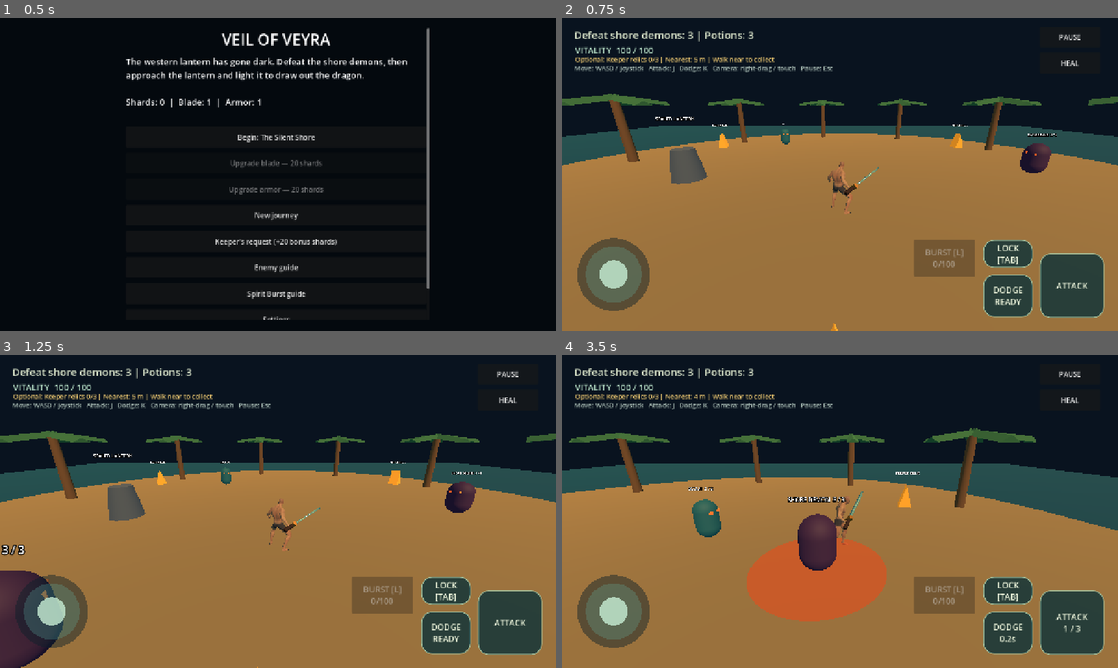
Above: before the commit, frames 1-4 (two rows, left to right).
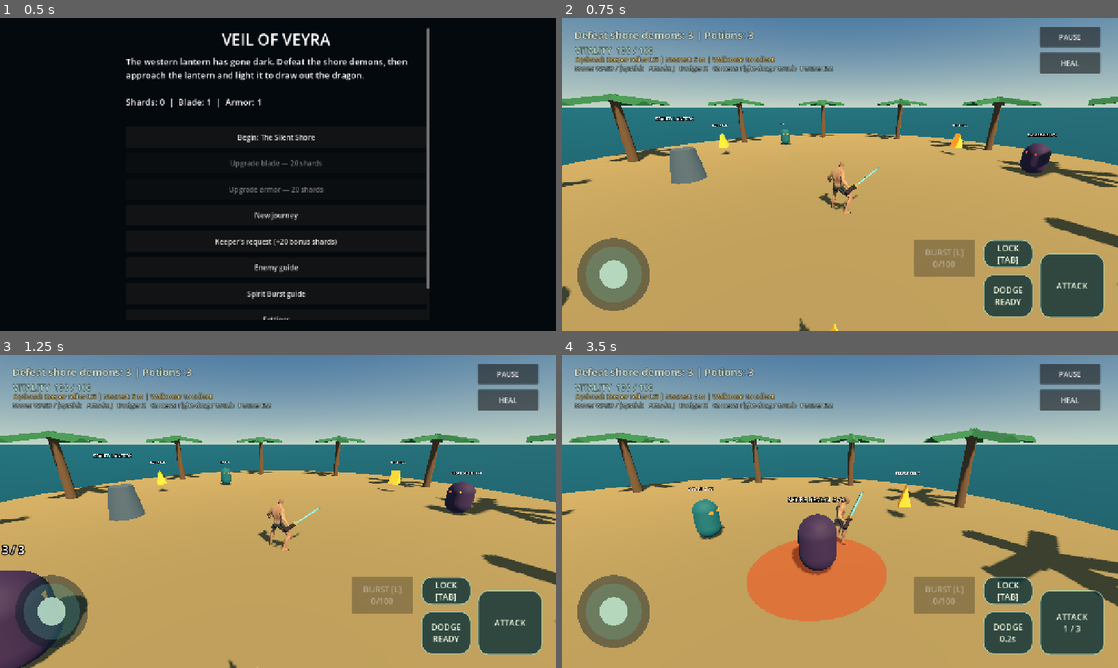
Above: after the commit, the same moments.

Repository: Hirukshanan/veil-of-veyra
Game: Godot game, scene res://scenes/main.tscn
The game is run twice, just before and just after one commit, with the same random seed, the same clock (stepped at 60 frames per second) and the same inputs.
Inputs (mouse positions are in pixels of both pictures, inside the frame that each line leads up to):
- Up to frame 1 (0.5 s): no input
- Up to frame 2 (0.75 s): click "Begin: The Silent Shore" at 0.5 s
- Up to frame 3 (1.25 s): no input
- Up to frame 4 (3.5 s): click "DODGE READY" at 1.25 s; click "DODGE READY" at 2 s; tap Enter at 2.75 s; move the mouse to (962, 495) at 2.77 s; hold D (move_right) from 2.78 s (still down); tap J (attack) at 2.85 s; click (962, 495) at 2.92 s; tap Space at 3.02 s

Frame 1 is identical in both runs. In frame 2, 92% of the frame differs, in the area x 0-100%, y 0-100%; in frame 3, 92%; in frame 4, 92%.

Commit message:
feat: add chapter skies and directional lighting

Diff:
--- a/scripts/campaign.gd
+++ b/scripts/campaign.gd
@@ -152,13 +152,6 @@
 		enemy.connect("defeated", Callable(self, "_on_enemy_defeated"))
 		add_child(enemy)
 
-func _build_lighting() -> void:
-	super._build_lighting()
-	var colors := [Color(0.035, 0.075, 0.12), Color(0.06, 0.12, 0.08), Color(0.13, 0.035, 0.04)]
-	for child in get_children():
-		if child is WorldEnvironment:
-			child.environment.background_color = colors[chapter]
-
 func _spawn_boss() -> void:
 	super._spawn_boss()
 	var dragon := get_node_or_null("Tidewraith Dragon")
@@ -190,6 +183,8 @@
 	heal_button.pressed.connect(_heal)
 	controls.add_child(heal_button)
 	relic_status = Label.new()
+	relic_status.add_theme_color_override("font_outline_color", Color(0.02, 0.04, 0.05, 0.95))
+	relic_status.add_theme_constant_override("outline_size", 4)
 	relic_status.position = Vector2(30, 84)
 	relic_status.add_theme_font_size_override("font_size", 15)
 	relic_status.add_theme_color_override("font_color", Color(0.95, 0.8, 0.45))
--- a/scripts/main.gd
+++ b/scripts/main.gd
@@ -95,7 +95,7 @@
 	var water := MeshInstance3D.new()
 	water.name = "Sea"
 	var water_mesh := PlaneMesh.new()
-	water_mesh.size = Vector2(90, 90)
+	water_mesh.size = Vector2(2000, 2000)
 	water.mesh = water_mesh
 	water.position.y = -1.45
 	water.material_override = _material(ENVIRONMENT_SCRIPT.SEA_COLORS[environment_chapter])
@@ -127,19 +127,30 @@
 
 func _build_lighting() -> void:
 	var environment := Environment.new()
-	environment.background_mode = Environment.BG_COLOR
+	var sky_material := ProceduralSkyMaterial.new()
+	sky_material.sky_top_color = [Color(0.12, 0.34, 0.58), Color(0.10, 0.22, 0.28), Color(0.12, 0.07, 0.22)][environment_chapter]
+	sky_material.sky_horizon_color = [Color(0.76, 0.83, 0.78), Color(0.55, 0.68, 0.59), Color(0.68, 0.36, 0.29)][environment_chapter]
+	sky_material.ground_horizon_color = sky_material.sky_horizon_color
+	sky_material.ground_bottom_color = ENVIRONMENT_SCRIPT.SEA_COLORS[environment_chapter]
+	sky_material.sky_curve = 0.2
+	var sky := Sky.new()
+	sky.sky_material = sky_material
+	environment.sky = sky
+	environment.background_mode = Environment.BG_SKY
 	environment.background_color = Color(0.035, 0.075, 0.12)
 	environment.ambient_light_source = Environment.AMBIENT_SOURCE_COLOR
 	environment.ambient_light_color = Color(0.52, 0.65, 0.72)
-	environment.ambient_light_energy = 0.8
+	environment.ambient_light_energy = 0.65
 	var world_environment := WorldEnvironment.new()
 	world_environment.environment = environment
 	add_child(world_environment)
 
 	var sun := DirectionalLight3D.new()
 	sun.rotation_degrees = Vector3(-48, 28, 0)
-	sun.light_color = Color(1.0, 0.79, 0.57)
-	sun.light_energy = 1.15
+	sun.light_color = [Color(1.0, 0.88, 0.7), Color(0.75, 0.9, 0.83), Color(1.0, 0.67, 0.48)][environment_chapter]
+	sun.light_energy = 1.0
+	sun.shadow_enabled = true
+	sun.directional_shadow_max_distance = 45.0
 	add_child(sun)
 
 
@@ -266,6 +277,9 @@
 	hint.add_theme_font_size_override("font_size", 15)
 	hint.add_theme_color_override("font_color", Color(0.75, 0.83, 0.79, 0.9))
 	root.add_child(hint)
+	for label in [status_label, health_label, boss_name_label, hint]:
+		label.add_theme_color_override("font_outline_color", Color(0.02, 0.04, 0.05, 0.95))
+		label.add_theme_constant_override("outline_size", 4)
 
 
 func _make_button(label: String, top_left: Vector2, bottom_right: Vector2) -> Button:
Not shown, changed: RELEASE_STATUS.md
Not shown, changed: VALIDATION.md
